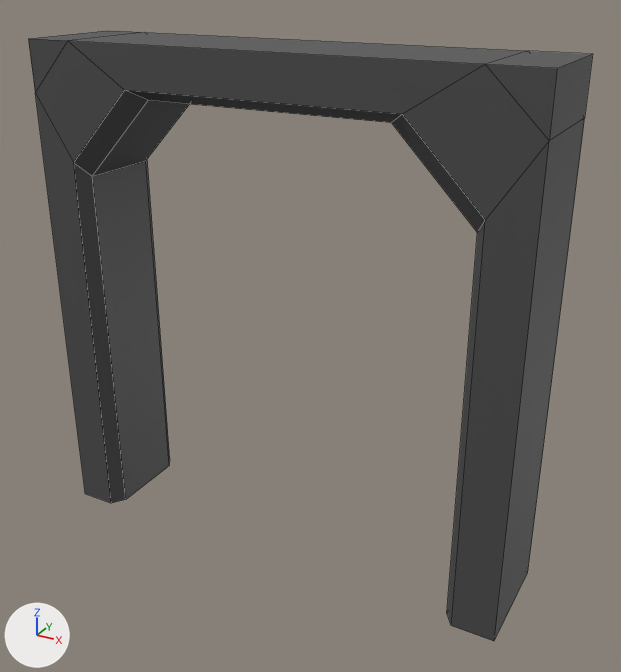
The FBX model game/assets/models/doorFrame.fbx, before and after one commit.
The view is the same before and after, from a camera (50 mm lens) standing at (0.831, -1.418, 1.178) and looking at (0.046, 0.008, 0.465). Lighting does not change. The marker at lower left points along +X, +Y and +Z. Mesh edges are drawn as thin lines.

Names of what the first picture shows: 'DoorFrame'.
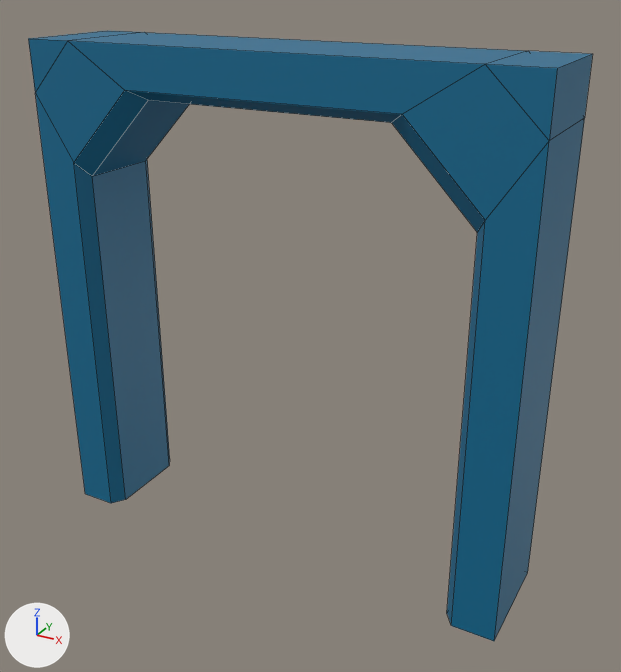
Location of each change, [x1, y1, x2, y2] in pixels of the pictures (621 x 672 px):
'DoorFrame', recoloured (black to blue): [29, 31, 593, 641] in both

Patch to the scene script:
```diff
--- a/game/assets/models/doorFrame.fbx.py
+++ b/game/assets/models/doorFrame.fbx.py
@@ img_blue_png @@
+img_blue_png = load_image('blue.png', '../textures/blue.png', 1, 1, 'sRGB')
@@ mat_trim @@
+mat_trim = principled_material('Trim')
+mat_trim.texture = img_blue_png
@@ me_cube_007 @@
 me_cube_007.from_pydata(...)  # 48 vertices, 38 faces; spans x -0.52..0.52, y -0.116..0.116, z -0.532..0.532
-me_cube_007.materials.append(mat_tower)  # dark grey #4b4b4b
+me_cube_007.materials.append(mat_trim)  # picture img_blue_png
```
